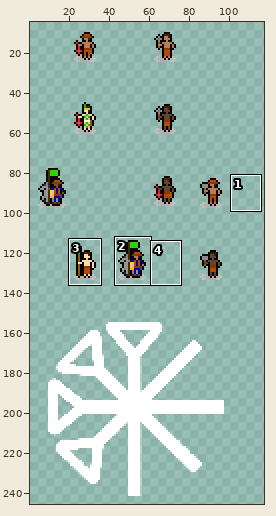
Two states of a sprite sheet, game.png. Above, an overview of the earlier version with the close-up marked.
Close-up. Before the commit:
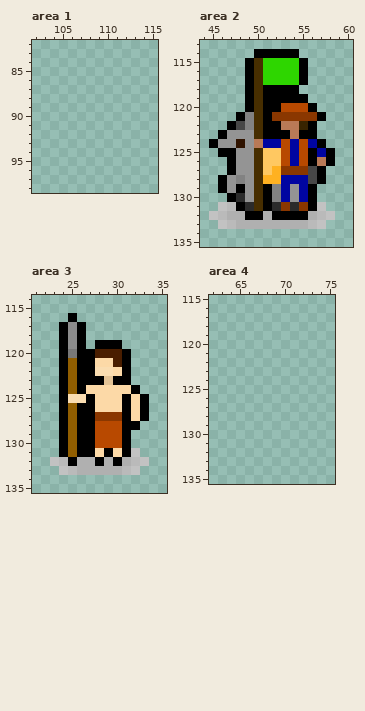
The file is 128x256 pixels. Pixels under 10% opacity are left out. Colours within 5 levels of each other are drawn and written as one. Shown: area 1: x 102..115, y 82..98; area 2: x 44..60, y 113..135; area 3: x 21..35, y 114..135; area 4: x 62..75, y 115..135. The wide view leaves out empty margins. The commit also changed other parts of the picture, which this record leaves out.
The same view after the edit:
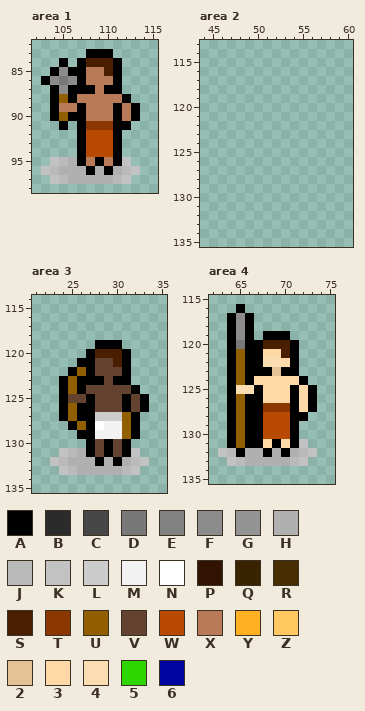
Palette (. is transparent): A #000000  B #2b2b2b  C #474747  D #787878  E #828282  F #8c8c8c  G #949494  H #b0b0b0  J #bababa  K #c2c2c2  L #cccccc  M #f2f2f2  N #ffffff  P #301300  Q #382400  R #472e00  S #4a1e00  T #8a3700  U #915e00  V #63422f  W #b84900  X #b97a57  Y #ffb121  Z #ffc861  2 #e3c396  3 #fcd9a7  4 #faddb1  5 #2ed600  6 #0005a1
Diff:
Changed rows in their new state; - is an unchanged pixel.
Area 1:
first column x 103:
83 -----AAA---
84 --A-ASSSA--
85 -AFAAXXSA--
86 AFDFAXXXA--
87 -AFAAAXAA--
88 -AUAXXXXXA-
89 -AXXAXXXAXA
90 -AUAAXXXAXA
91 --A-ATTTAA-
92 ----AWWWA--
93 ----AWWWA--
94 ----AWWWA--
95 -KJHAXAXAK-
96 KJHHHAHAHJK
97 -KJHHHHHJK-
Area 2:
first column x 45:
114 -----.....----
115 ----.......---
116 ----.......---
117 ----.......---
118 ----......----
119 ----.......---
120 ----........--
121 ---..........-
122 --..........--
123 -...........--
124 .............-
125 -.............
126 --............
127 --...........-
128 -............-
129 -...........--
130 --..........--
131 -............-
132 ..............
133 -............-
Area 3:
first column x 24:
116 -.--------
117 ...-------
118 ...-------
119 ...-------
120 ...-------
121 ..--VV----
122 .AU-VVV---
123 -----V----
124 ---VVVVV--
125 -VV-VVV-V-
126 ----VVV-V-
127 ----LLLUA.
128 .AU-NMMU--
129 ..--MMMUA-
130 ...-VAV---
131 KJH-V-V---
132 -H--------
Area 4:
first column x 63:
116 --A--------
117 -AFA-------
118 -AFA-------
119 -AFA-AAA---
120 -ADAASSSA--
121 -AUAA33SA--
122 -AUAA443A--
123 -AUAAA2AA--
124 -AUA33333A-
125 -A44A333A3A
126 -AUAA333A3A
127 -AUAATTTA3A
128 -AUAAWWWAA-
129 -AUAAWWWA--
130 -AUAAWWWA--
131 -AUAA3A3AK-
132 KJAHHAHAHJK
133 -KJHHHHHJK-
Changed places in both close-ups, as pixel boxes (x1, y1, x2, y2):
added: (41, 49, 140, 184)
erased: (209, 49, 335, 229)
changed: (59, 313, 149, 466)
added: (218, 304, 317, 466)
